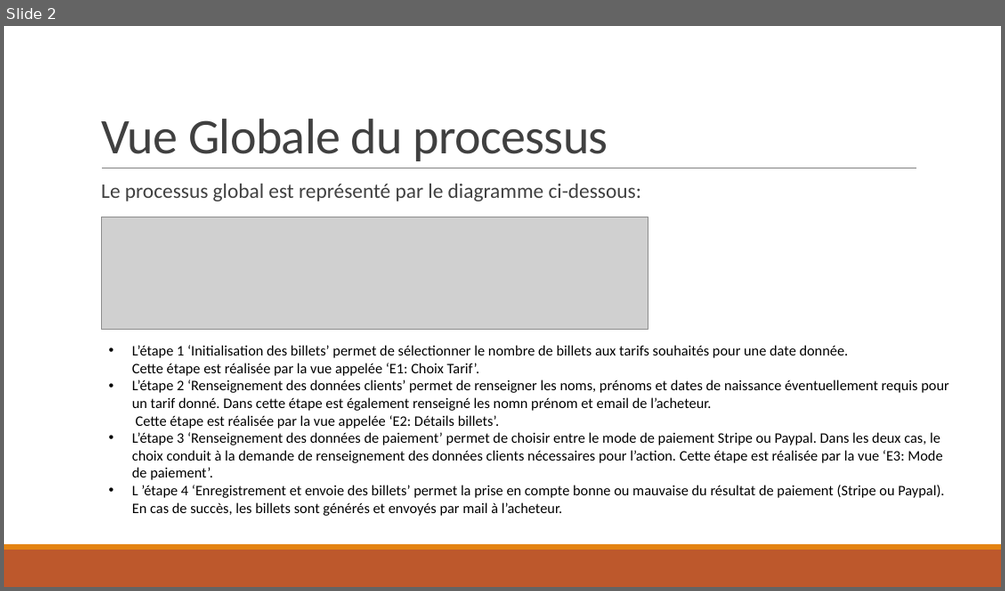
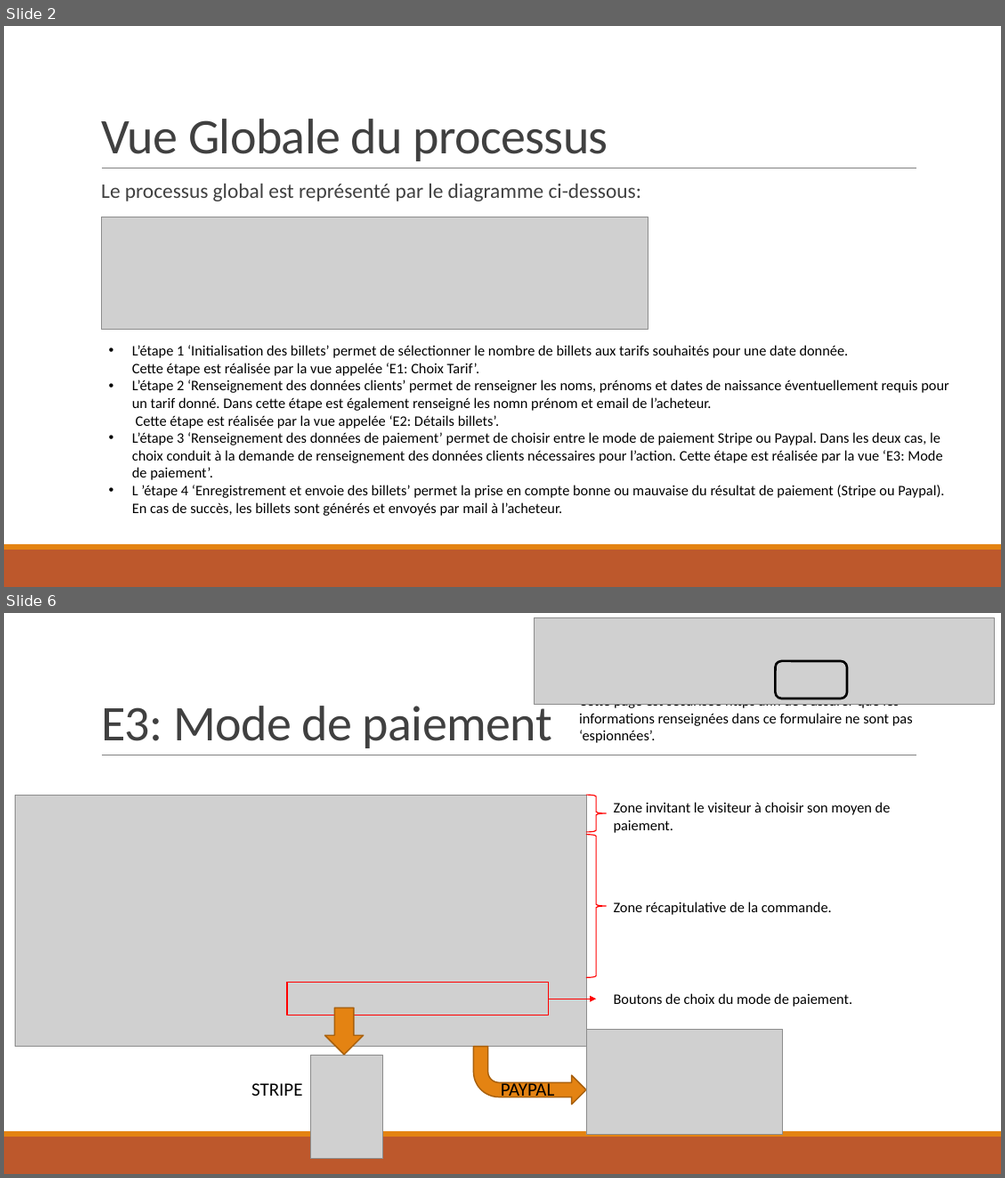
Before and after one commit to MarcoDec/Billets_Louvre, a slide deck: documentation/Livrables/Descriptif fonctionnel.pptx. Shown one above the other, each under a label of ours: slide 2 before the commit, slides 2 and 6 after it; the slides between them are not shown. The pictures are 1005x591 and 1005x1178 pixels, drawn with LibreOffice and Linux fonts; fonts in the diff are those of the drawing; grey boxes stand for pictures. Boxes give left, top, right and bottom in pixels: in the first picture for what was removed or moved away, otherwise in the second. Text is boxed around its words. In the diff, an @@ line names an element or a change of style, - is before the commit and + after.

```diff
--- a/documentation/Livrables/Descriptif fonctionnel.pptx
+++ b/documentation/Livrables/Descriptif fonctionnel.pptx
@@ slide 6 added at (4,613,1001,1174), background #FFFFFF; not listed: 3 template elements that a slide beside it also shows @@
@@ picture added at (534,617,995,704) @@
@@ rounded rectangle added at (776,661,848,698), outline #000000 2.25 pt @@
@@ title added at (101,699,552,748), 48 pt, text #404040 @@
+E3: Mode de paiement
@@ text added at (579,694,913,743), 14 pt, text #000000 @@
+Cette page est sécurisée https afin de s’assurer que les informations renseignées dans ce formulaire ne sont pas ‘espionnées’.
@@ picture added at (15,795,586,1046) @@
@@ right brace added at (587,795,607,832), outline #FF0000 1 pt @@
@@ text added at (614,802,890,833), 14 pt, text #000000 @@
+Zone invitant le visiteur à choisir son moyen de paiement.
@@ right brace added at (587,835,607,977), outline #FF0000 1 pt @@
@@ text added at (614,901,832,915), 14 pt, text #000000 @@
+Zone récapitulative de la commande.
@@ rectangle added at (287,982,549,1015), outline #FF0000 1.25 pt @@
@@ down arrow added at (324,1008,363,1054), fill #E48312, outline #A9610D 1.25 pt @@
@@ arrow added from (549, 999) to (596, 999), #FF0000 1 pt @@
@@ text added at (614,993,853,1006), 14 pt, text #000000 @@
+Boutons de choix du mode de paiement.
@@ picture added at (587,1030,783,1135) @@
@@ picture added at (310,1054,383,1159) @@
@@ bent arrow added at (474,1046,587,1103), fill #E48312, outline #A9610D 1.25 pt @@
@@ text added at (251,1083,302,1095), 18 pt, text #000000 @@
+STRIPE
@@ text added at (501,1080,554,1102), 18 pt, text #000000 @@
+PAYPAL
```
Also in this commit, not shown: 2 slides changed, 4 other slides added, 1 other file.
